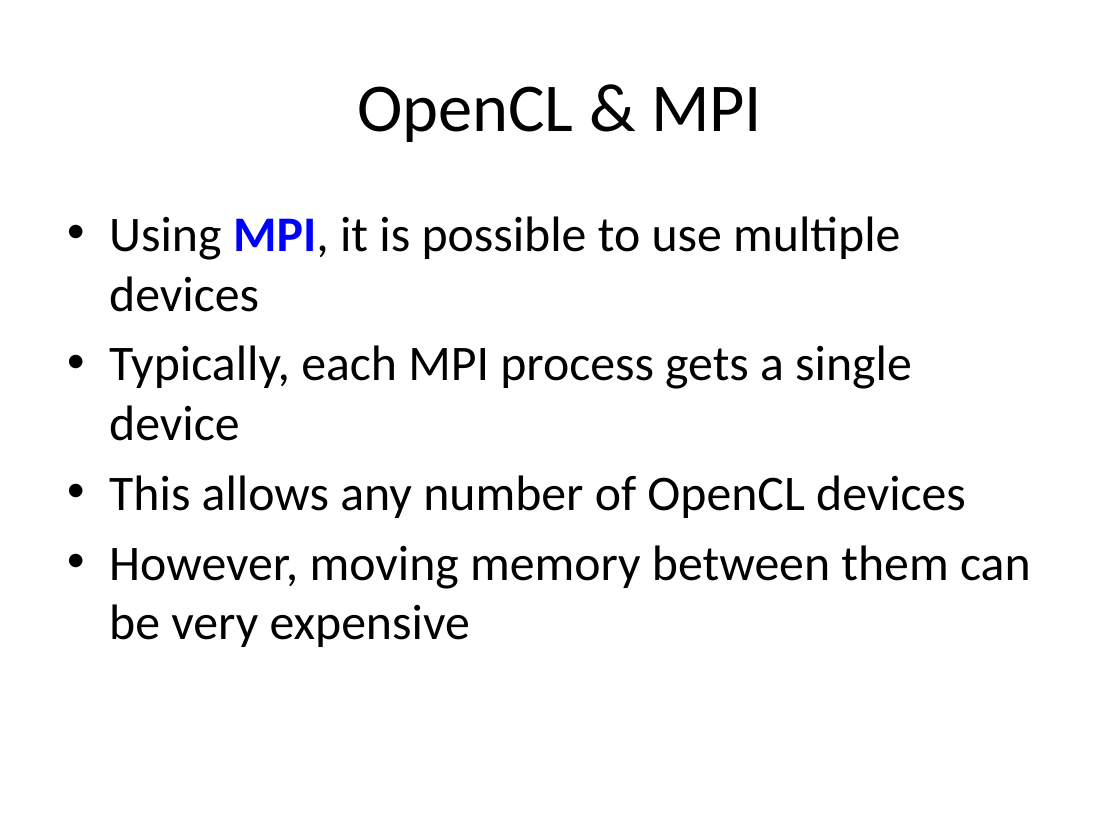
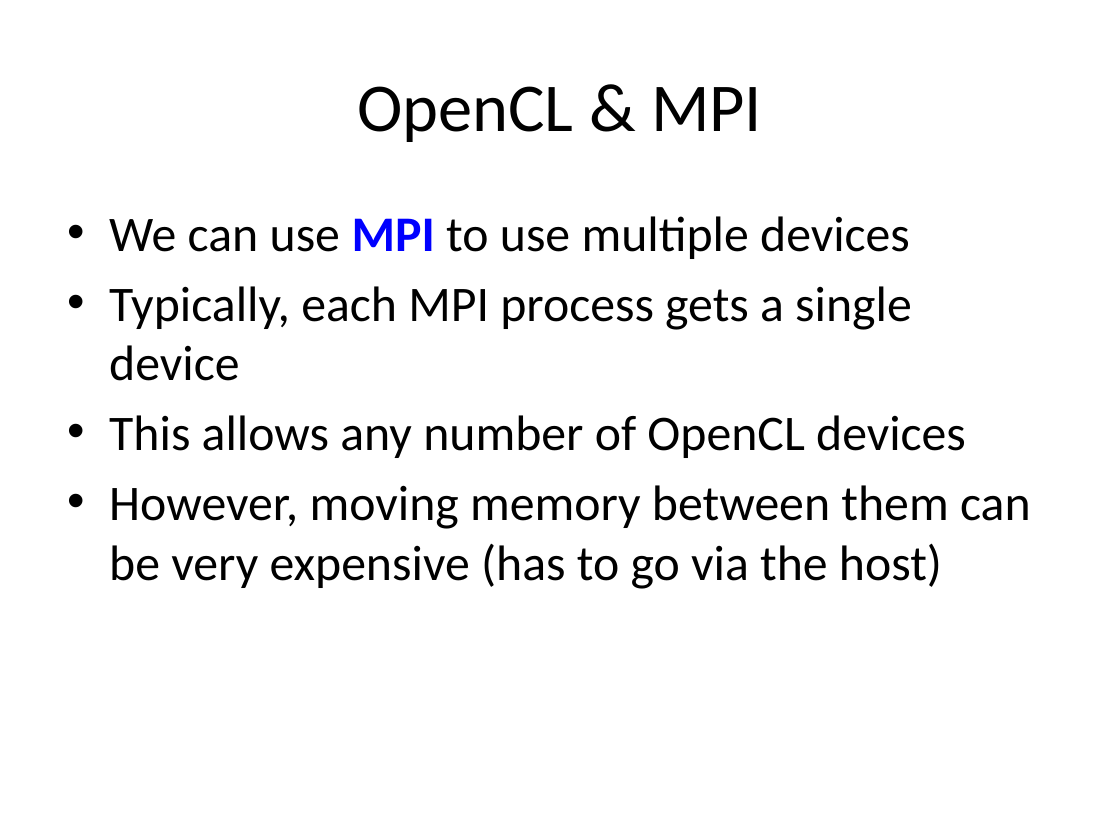
Before and after one commit to UoB-HPC/opencl-training-code, a slide deck: slide 10 of slides/advanced_part1.pptx. Drawn at 1120x840 pixels with LibreOffice and Linux fonts; fonts in the diff are those of the drawing. Boxes give left, top, right and bottom in pixels: in the first picture for what was removed or moved away, otherwise in the second. Text is boxed around its words. In the diff, an @@ line names an element or a change of style, - is before the commit and + after.

Commit message:
Part 1 updates
Minor wording improvements across several slides.

```diff
--- a/slides/advanced_part1.pptx
+++ b/slides/advanced_part1.pptx
@@ text at [109,216,910,259]: text changed @@
-• Using MPI, it is possible to use multiple devices
+• We can use MPI to use multiple devices
@@ text at [109,485,1031,589]: text changed @@
-• However, moving memory between them can be very expensive
+• However, moving memory between them can be very expensive (has to go via the host)
```
Also in this commit, not shown: 12 other slides changed.
